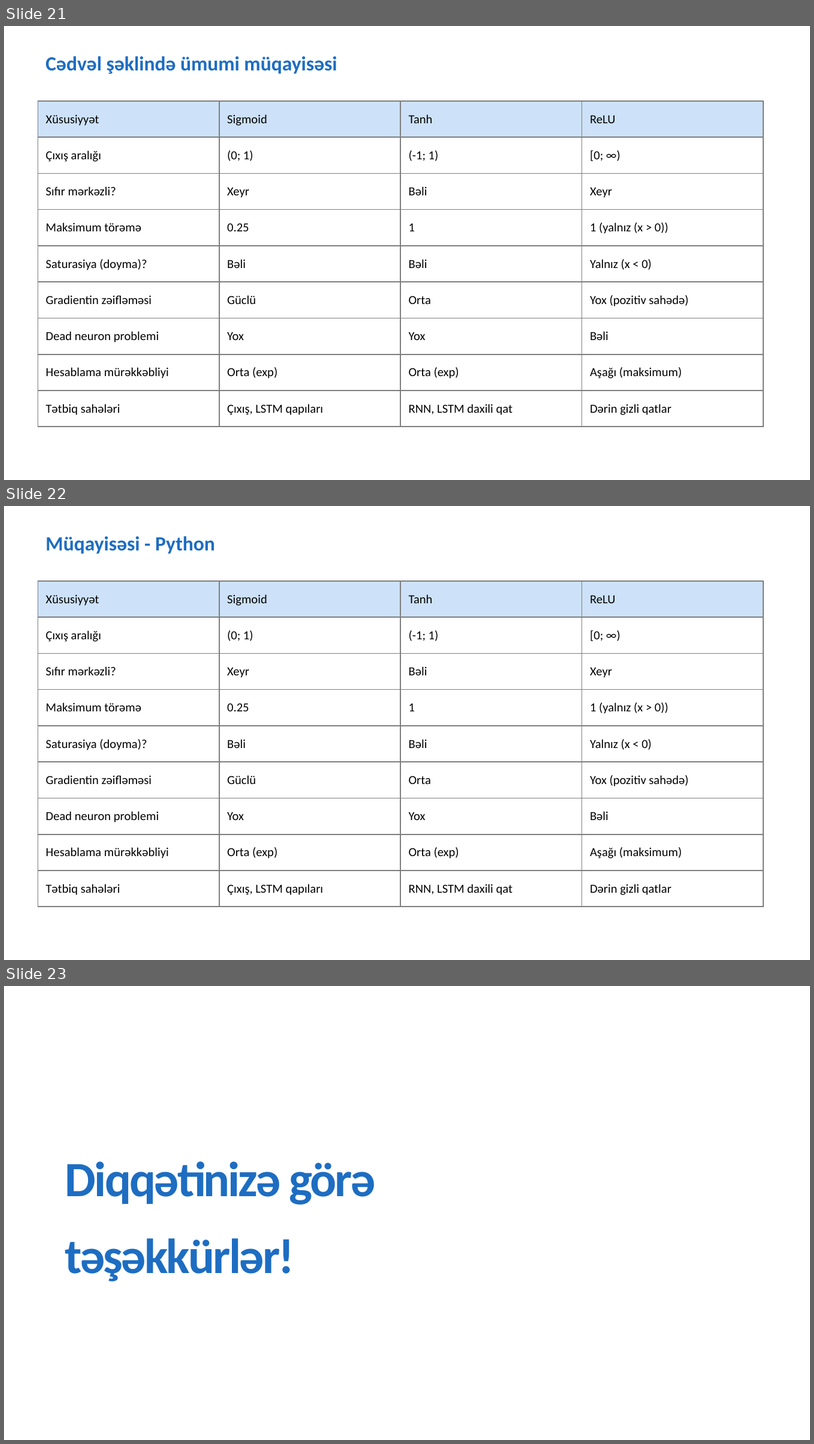
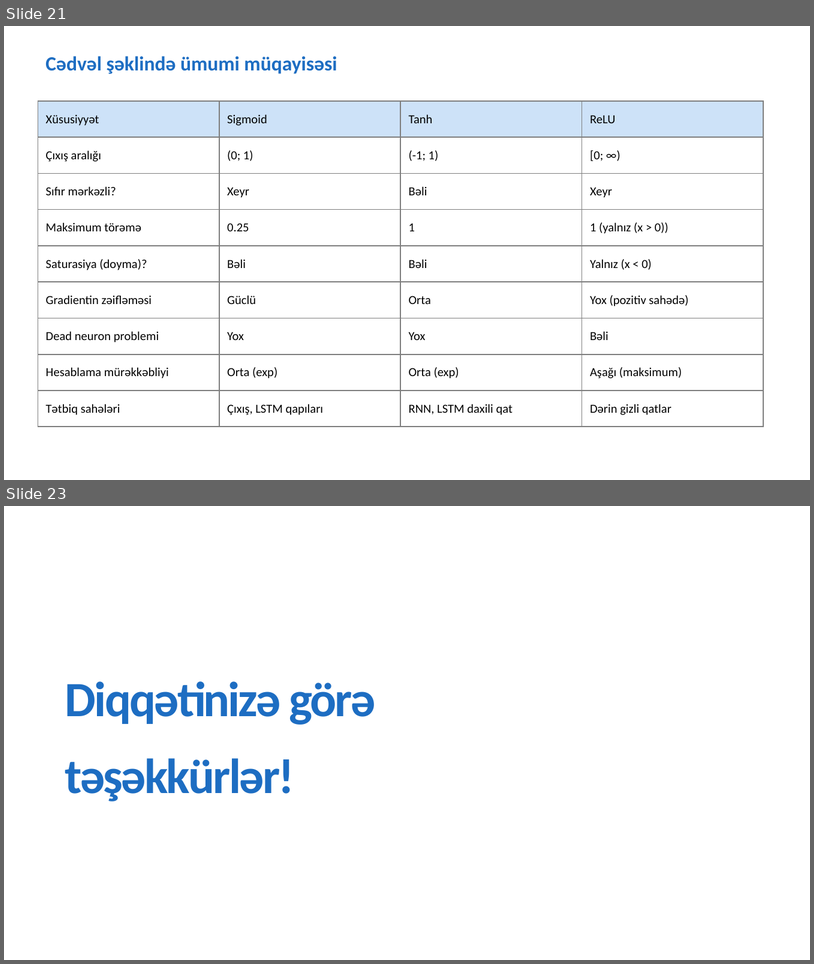
Before and after one commit to sananradjabov/ANN-ActivationFunction-sigmoid-relu-tanh, a slide deck: ann.pptx. Shown one above the other, each under a label of ours: slides 21, 22 and 23 before the commit, slides 21 and 23 after it; the slides between them are not shown. The pictures are 814x1444 and 814x964 pixels, drawn with LibreOffice and Linux fonts; fonts in the diff are those of the drawing; background and template pictures are left out. Boxes give left, top, right and bottom in pixels: in the first picture for what was removed or moved away, otherwise in the second. Text is boxed around its words. In the diff, an @@ line names an element or a change of style, - is before the commit and + after.

```diff
--- a/ann.pptx
+++ b/ann.pptx
@@ slide 22 removed at <box>4,506,810,960</box>, background picture (left out) @@
@@ text removed at <box>45,536,215,554</box> @@
-Müqayisəsi - Python
@@ table removed at <box>38,581,764,907</box>, 9 rows, 4 columns @@
-Xüsusiyyət | Sigmoid | Tanh | ReLU
-Çıxış aralığı | (0; 1) | (-1; 1) | [0; ∞)
-Sıfır mərkəzli? | Xeyr | Bəli | Xeyr
-Maksimum törəmə | 0.25 | 1 | 1 (yalnız (x > 0))
-Saturasiya (doyma)? | Bəli | Bəli | Yalnız (x < 0)
-Gradientin zəifləməsi | Güclü | Orta | Yox (pozitiv sahədə)
-Dead neuron problemi | Yox | Yox | Bəli
-Hesablama mürəkkəbliyi | Orta (exp) | Orta (exp) | Aşağı (maksimum)
-Tətbiq sahələri | Çıxış, LSTM qapıları | RNN, LSTM daxili qat | Dərin gizli qatlar
```
Also in this commit, not shown: 2 slides changed, 1 slide added.
